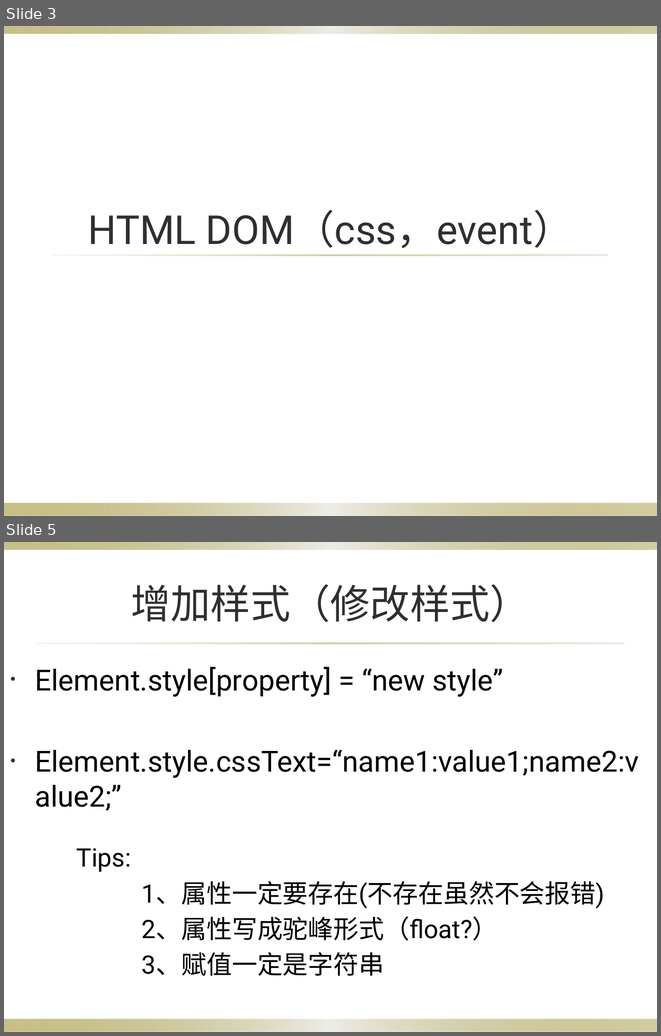
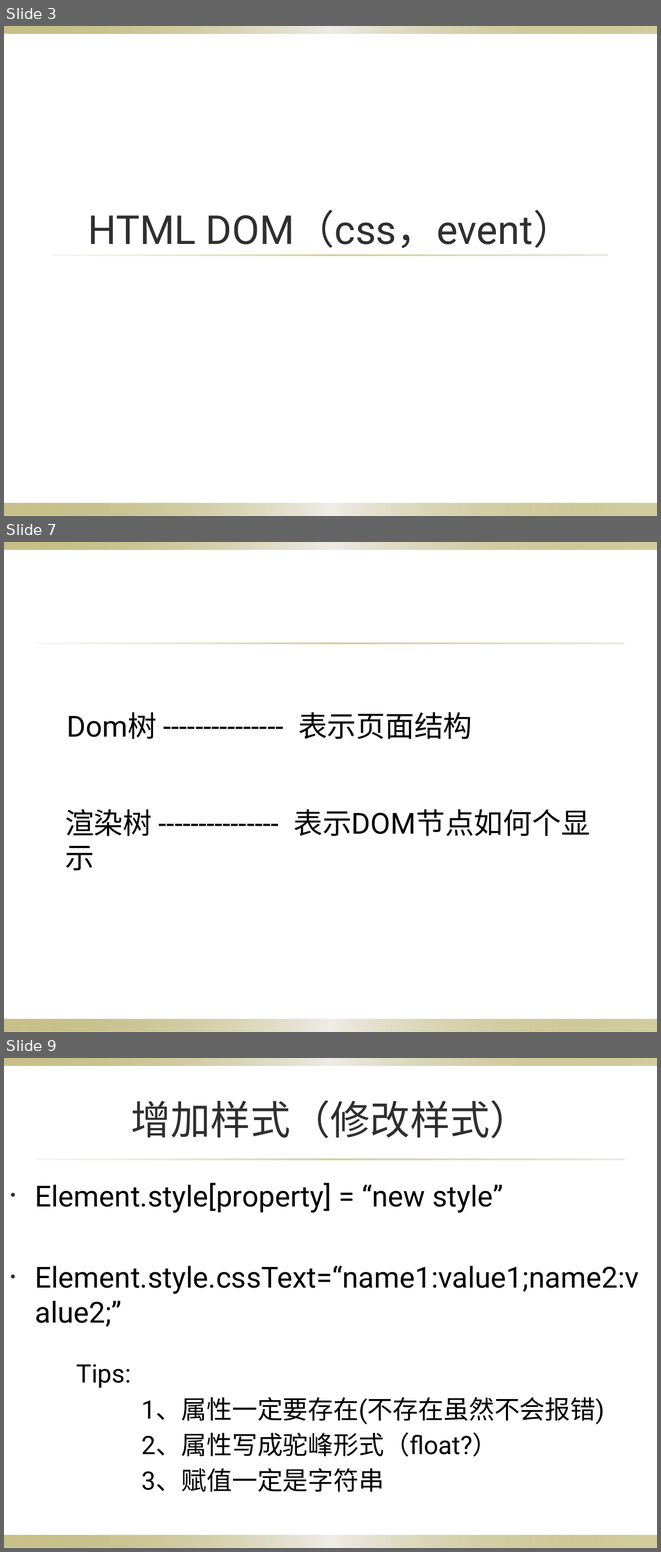
Before and after one commit to yangzcheung/yangzcheung, a slide deck: Dom/HTML DOM（css，event）.pptx. Shown one above the other, each under a label of ours: slides 3 and 5 before the commit, slides 3, 7 and 9 after it; the slides between them are not shown. The pictures are 661x1036 and 661x1552 pixels, drawn with LibreOffice and Linux fonts; fonts in the diff are those of the drawing; background and template pictures are left out. Boxes give left, top, right and bottom in pixels: in the first picture for what was removed or moved away, otherwise in the second. Text is boxed around its words. In the diff, an @@ line names an element or a change of style, - is before the commit and + after.

```diff
--- a/Dom/HTML DOM（css，event）.pptx
+++ b/Dom/HTML DOM（css，event）.pptx
@@ slide 7 added at (x1=4, y1=542, x2=657, y2=1032), background picture (left out); not listed: 3 template elements that a slide beside it also shows @@
@@ text added at (x1=67, y1=712, x2=473, y2=739), 32 pt, text #000000 @@
+Dom树 --------------- 表示页面结构
@@ text added at (x1=65, y1=809, x2=590, y2=836), 32 pt, text #000000 @@
+渲染树 --------------- 表示DOM节点如何个显示
@@ what was slide 5 is now slide 9 @@
```
Also in this commit, not shown: 7 slides changed, 7 other slides added, 2 slides removed, 3 other files.
